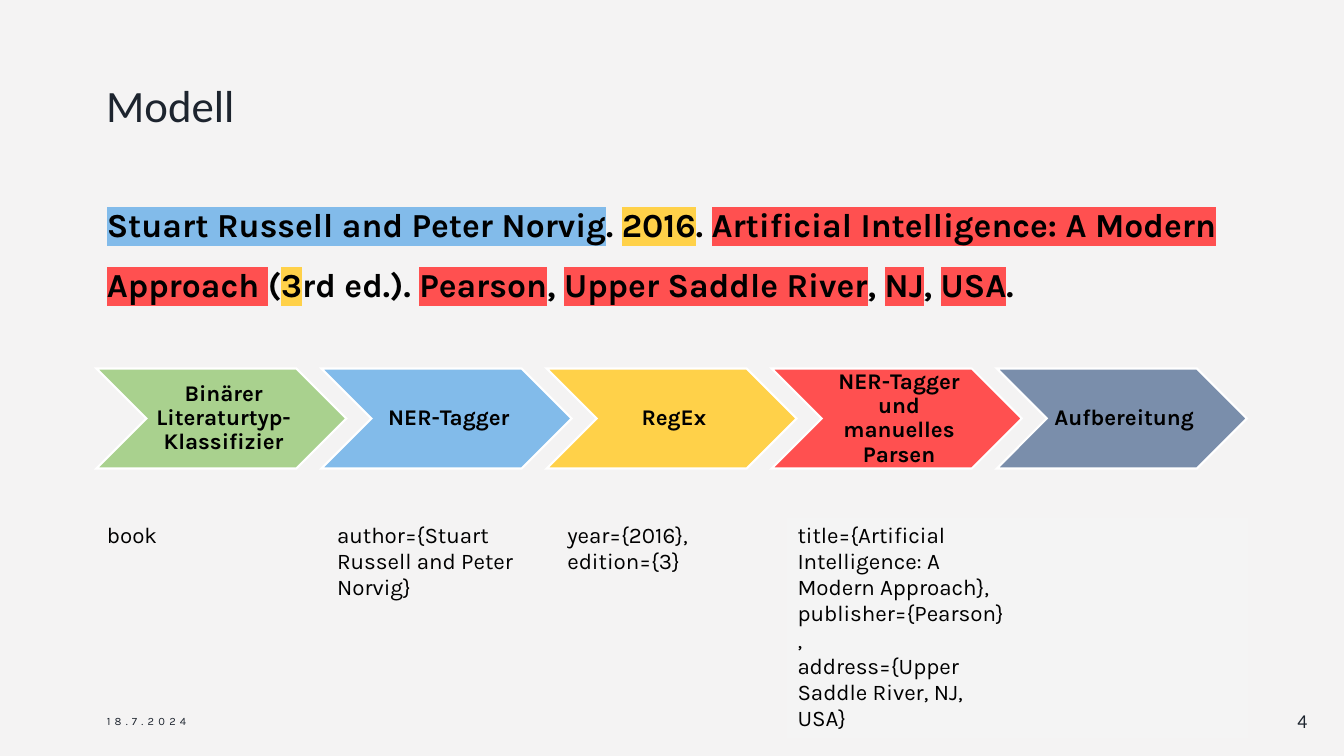
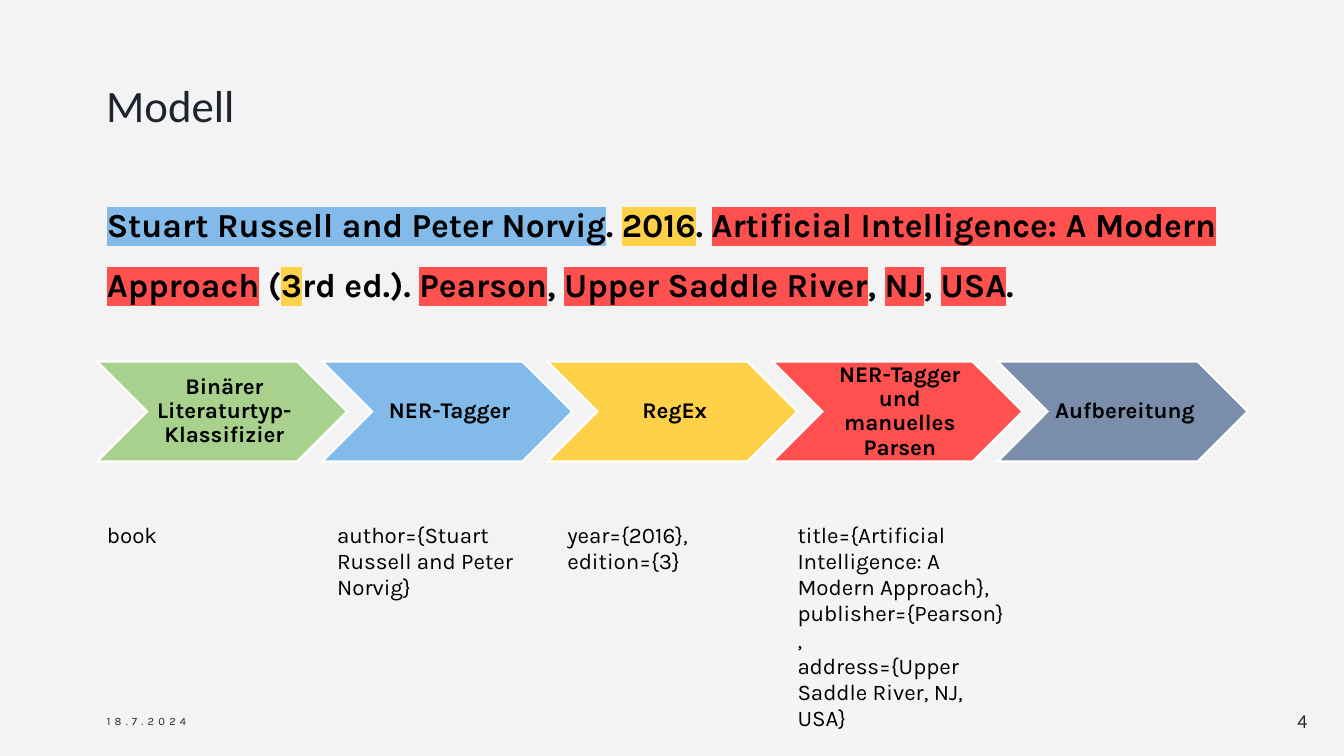
Before and after one commit to LaGit93/bibTexConverter_FaPra63065, a slide deck: slide 4 of Dokumente/Abschlussdemo_Bibtex_Konverter.pptx. Drawn at 1344x756 pixels with LibreOffice and Linux fonts; fonts in the diff are those of the drawing. Boxes give left, top, right and bottom in pixels: in the first picture for what was removed or moved away, otherwise in the second. Text is boxed around its words. In the diff, an @@ line names an element or a change of style, - is before the commit and + after.

```diff
--- a/Dokumente/Abschlussdemo_Bibtex_Konverter.pptx
+++ b/Dokumente/Abschlussdemo_Bibtex_Konverter.pptx
@@ 5 texts, 5 chevrons: place and size @@
-5 texts, 5 chevrons at (97,368,1247,469)
+5 texts, 5 chevrons at (97,361,1248,462)
```
